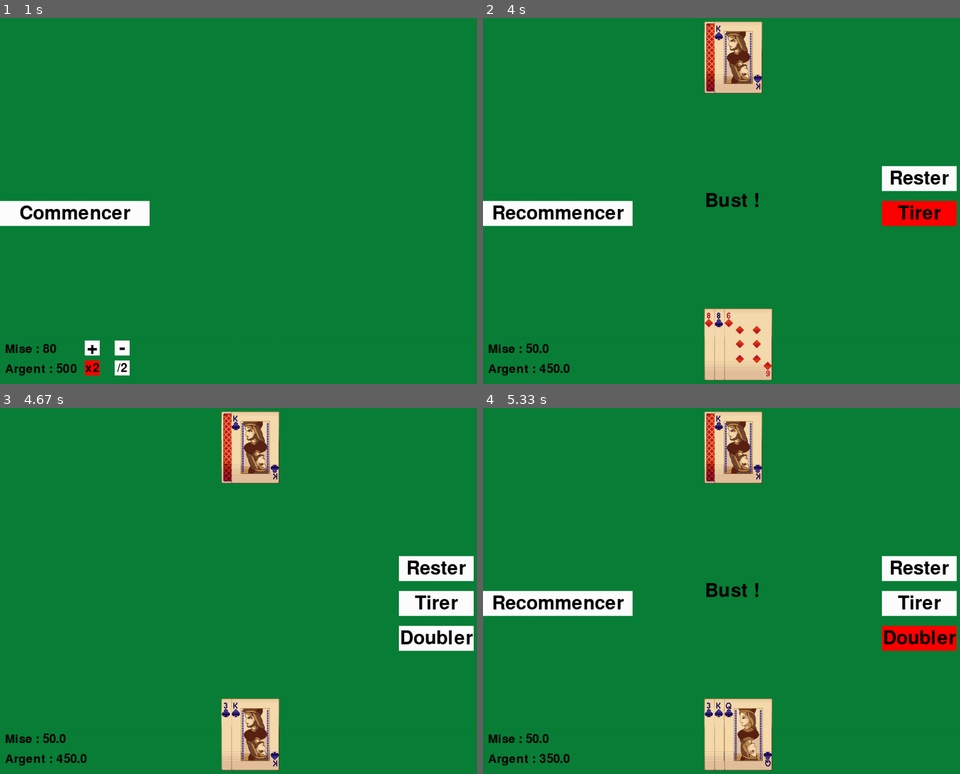
Above: before the commit, frames 1-4 (two rows, left to right).
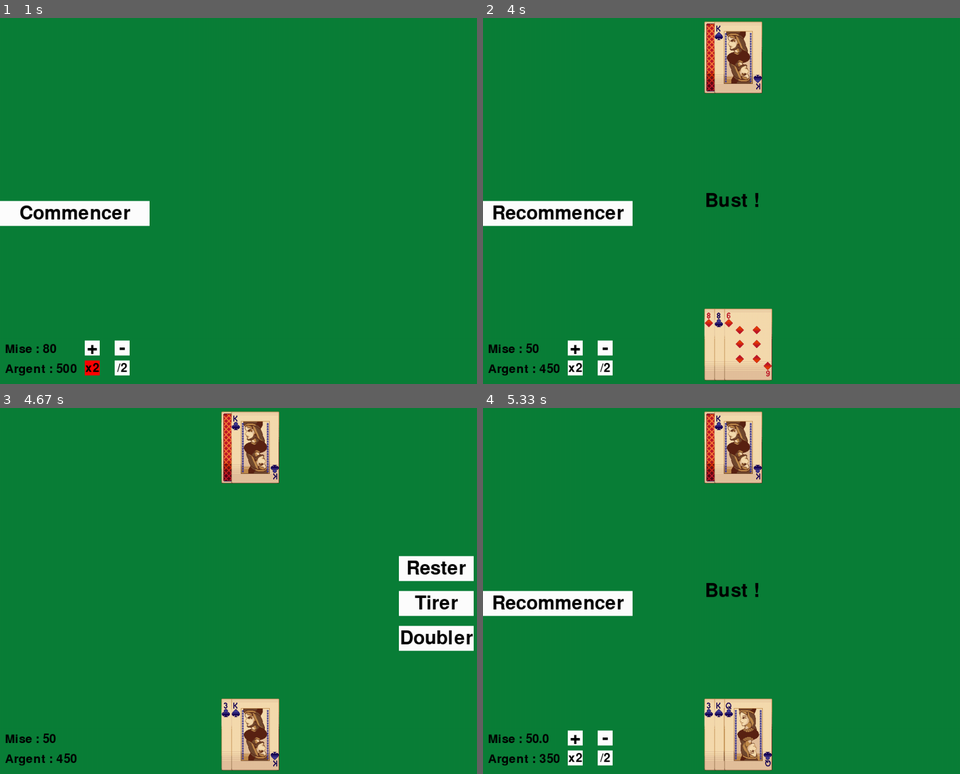
Above: after the commit, the same moments.

Repository: oscorchan/blackJack-Pygame
Game: pygame game, started from main.py
Same seed, same stepped clock (60 frames per second), same inputs: the game is played once before the commit and once after it.
Inputs (mouse positions are in pixels of both pictures, inside the frame that each line leads up to):
- Up to frame 1 (1 s): click "-" at 0.38 s; click "x2" at 0.72 s
- Up to frame 2 (4 s): click "/2" at 1.05 s; click (912, 332) at 1.38 s; click "+" at 2.22 s; click (716, 138) at 2.55 s; click "Commencer" at 3.38 s; click "Tirer" at 3.72 s
- Up to frame 3 (4.67 s): click (76, 601) at 4.55 s, where only the run after the commit has a clickable "Commencer"
- Up to frame 4 (5.33 s): click "Doubler" at 4.88 s

Frame 1 is identical in both runs. In frame 2, 2.8% of the frame differs, in the area x 11-100%, y 40-98%; in frame 3, less than 0.1%; in frame 4, 3.8%, in the area x 16-100%, y 40-98%.

Commit message:
correction bugs

Diff:
--- a/main.py
+++ b/main.py
@@ -272,6 +272,7 @@
                         if self.player.isBusted():
                             self.message = "Bust !"
                             self.player.money -= self.player.bet
+                            self.gameStarted = False
                         elif self.player.hand.calculerTotal() == 21:
                             self.comparerMains()
 
@@ -287,27 +288,42 @@
                         if self.player.isBusted():
                             self.message = "Bust !"
                             self.player.money -= self.player.bet
+                            self.gameStarted = False
                         else:
                             self.comparerMains()
 
                         self.player.bet /= 2
 
 
-                    if self.message and self.boutonRecommencer.estClique(pygame.mouse.get_pos()):
+                    if self.message and self.boutonRecommencer.estClique(pygame.mouse.get_pos()) and self.player.money > 0 and self.player.money >= self.player.bet:
                         self.reset()
                         self.start()
 
                     if self.boutonAugmenterMise.estClique(pygame.mouse.get_pos()):
-                        self.player.bet += 10
+                        if self.player.money >= self.player.bet + 10:
+                            self.player.bet += 10
+                        else :
+                            self.player.bet = self.player.money
 
                     if self.boutonDiminuerMise.estClique(pygame.mouse.get_pos()):
-                        self.player.bet -= 10
+                        if self.player.bet >= 10:
+                            self.player.bet -= 10
+                        else :
+                            self.player.bet = 0
 
                     if self.boutonDoublerMise.estClique(pygame.mouse.get_pos()):
-                        self.player.bet *= 2
+                        if self.player.money >= self.player.bet * 2:
+                            self.player.bet *= 2
+                        else :
+                            self.player.bet = self.player.money
 
                     if self.boutonDiviserMise.estClique(pygame.mouse.get_pos()):
-                        self.player.bet /= 2
+                        self.player.bet = round(self.player.bet /2)
+                        if self.player.bet < 10:
+                            if self.player.money < 10:
+                                self.player.bet = self.player.money
+                            else:
+                                self.player.bet = 10
 
             self.screen.fill(BACKGROUND_COLOR)
             self.dessinerMonaie()
